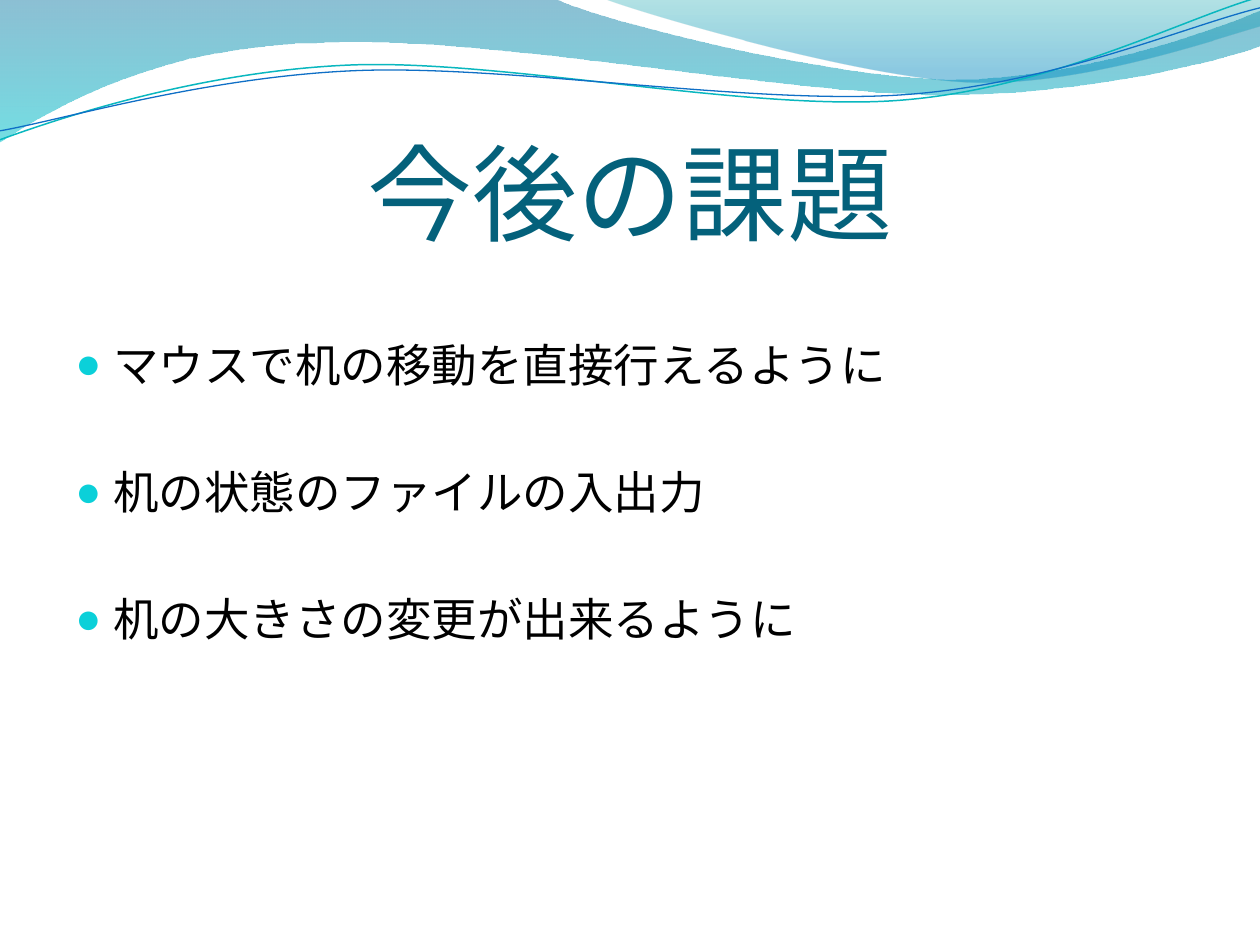
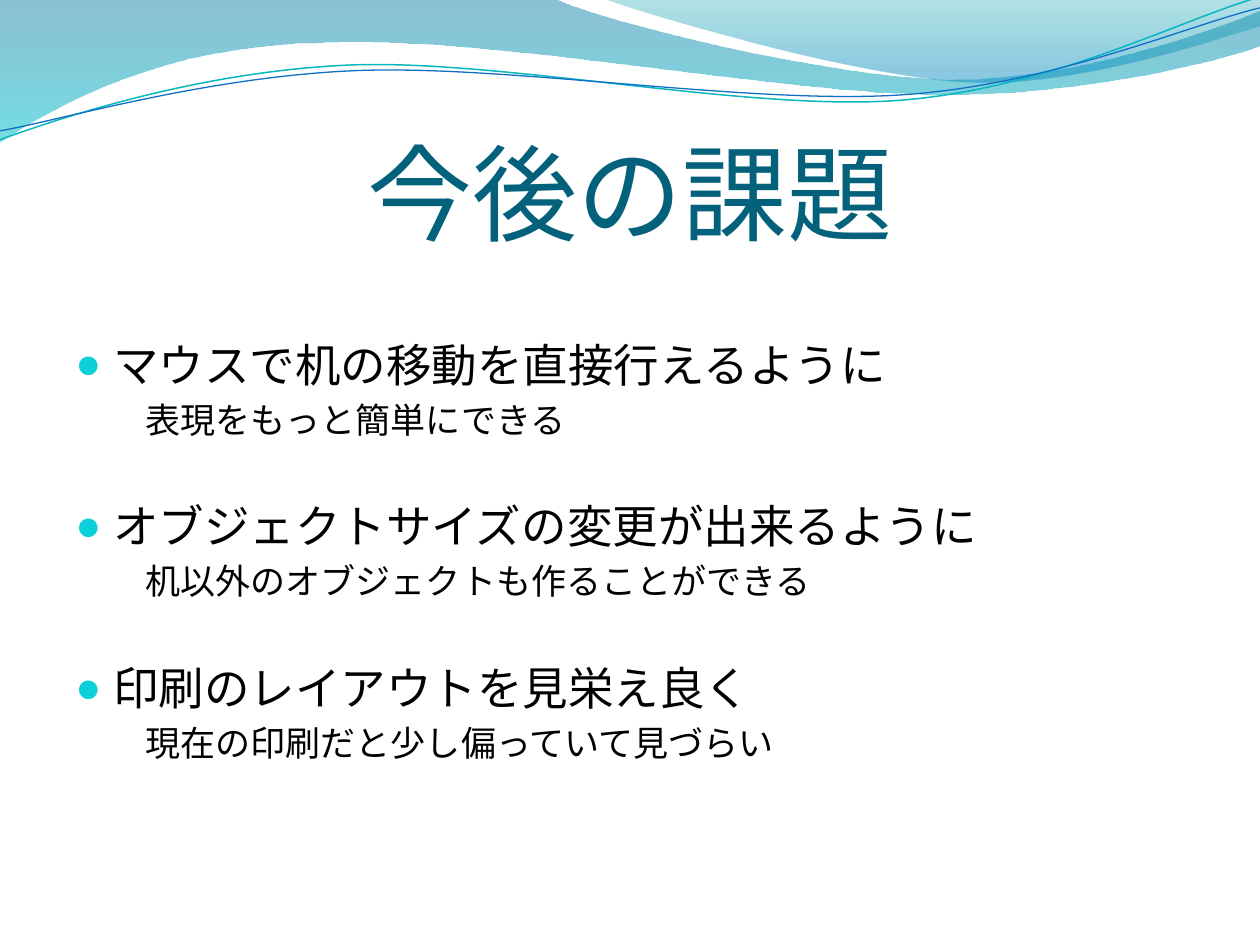
Before and after one commit to opu-yokotalab/learn-zaseki, a slide deck: slide 9 of インターン発表.pptx. Drawn at 1260x945 pixels with LibreOffice and Linux fonts; fonts in the diff are those of the drawing; background and template pictures are left out. Boxes give left, top, right and bottom in pixels: in the first picture for what was removed or moved away, otherwise in the second. Text is boxed around its words. In the diff, an @@ line names an element or a change of style, - is before the commit and + after.

```diff
--- a/インターン発表.pptx
+++ b/インターン発表.pptx
@@ text at bbox=[113, 403, 976, 759]: text changed; size 26 to 20 pt @@
-● 机の状態のファイルの入出力
-● 机の大きさの変更が出来るように
+表現をもっと簡単にできる
+● オブジェクトサイズの変更が出来るように
+机以外のオブジェクトも作ることができる
+● 印刷のレイアウトを見栄え良く
+現在の印刷だと少し偏っていて見づらい
```
Also in this commit, not shown: 4 other slides changed, 2 slides added, 1 slide removed, 1 other file.
